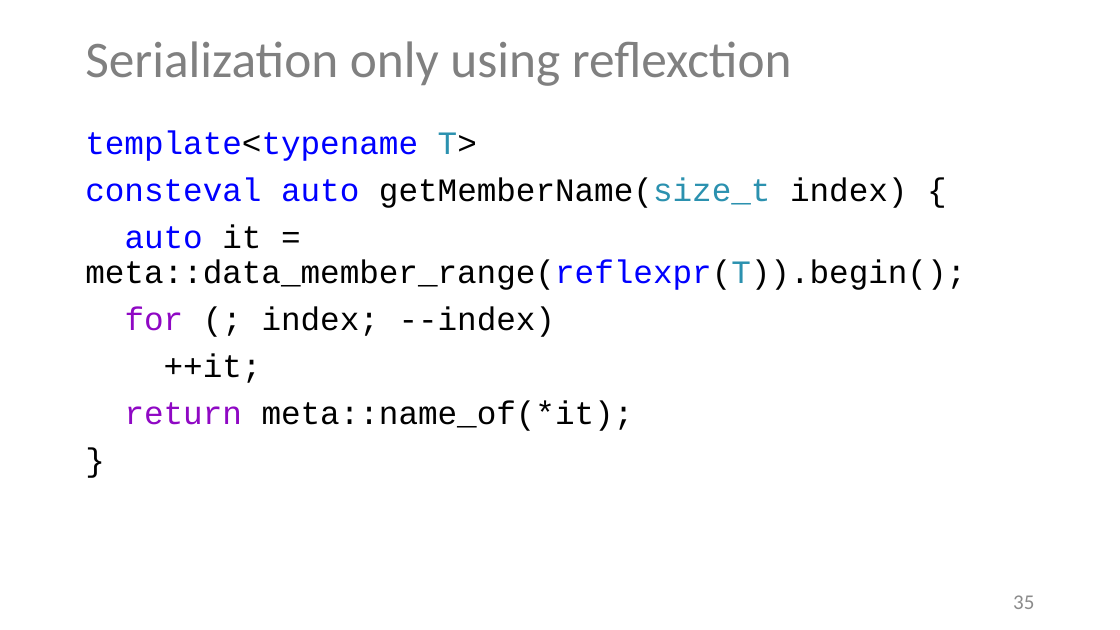
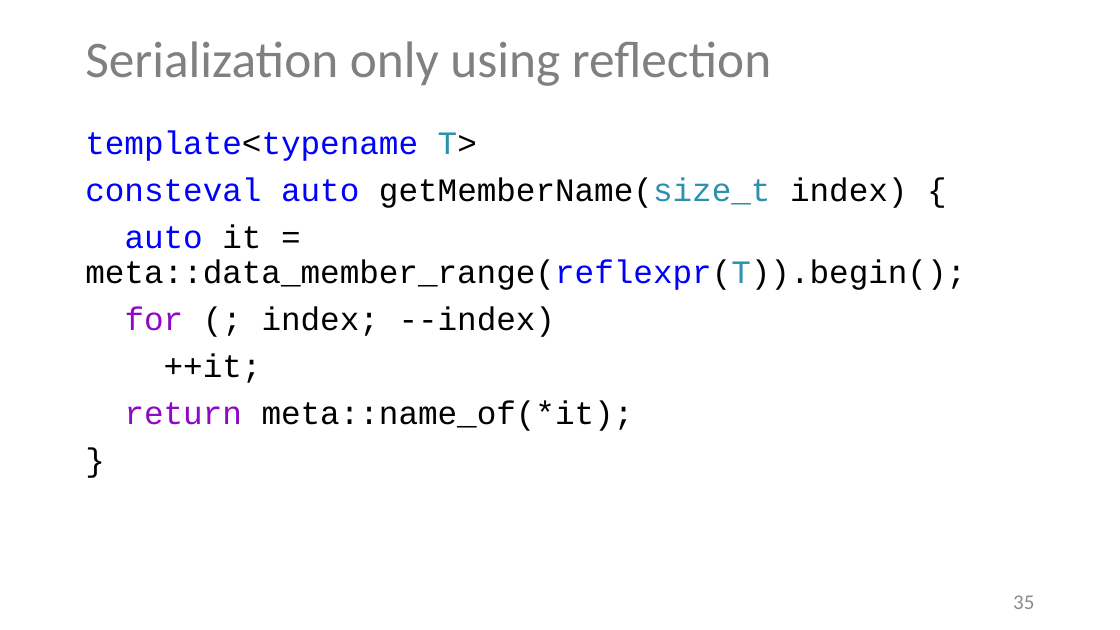
Before and after one commit to toughengineer/talks, a slide deck: slide 35 of C++ On Sea 2020/metaprogramming-cpponsea.pptx. Drawn at 1120x630 pixels with LibreOffice and Linux fonts; fonts in the diff are those of the drawing. Boxes give left, top, right and bottom in pixels: in the first picture for what was removed or moved away, otherwise in the second. Text is boxed around its words. In the diff, an @@ line names an element or a change of style, - is before the commit and + after.

Commit message:
fixed typos in the slides

```diff
--- a/C++ On Sea 2020/metaprogramming-cpponsea.pptx
+++ b/C++ On Sea 2020/metaprogramming-cpponsea.pptx
@@ title at <box>85,41,771,86</box>: text changed @@
-Serialization only using reflexction
+Serialization only using reflection
```
Also in this commit, not shown: 5 other slides changed, 1 other file.
